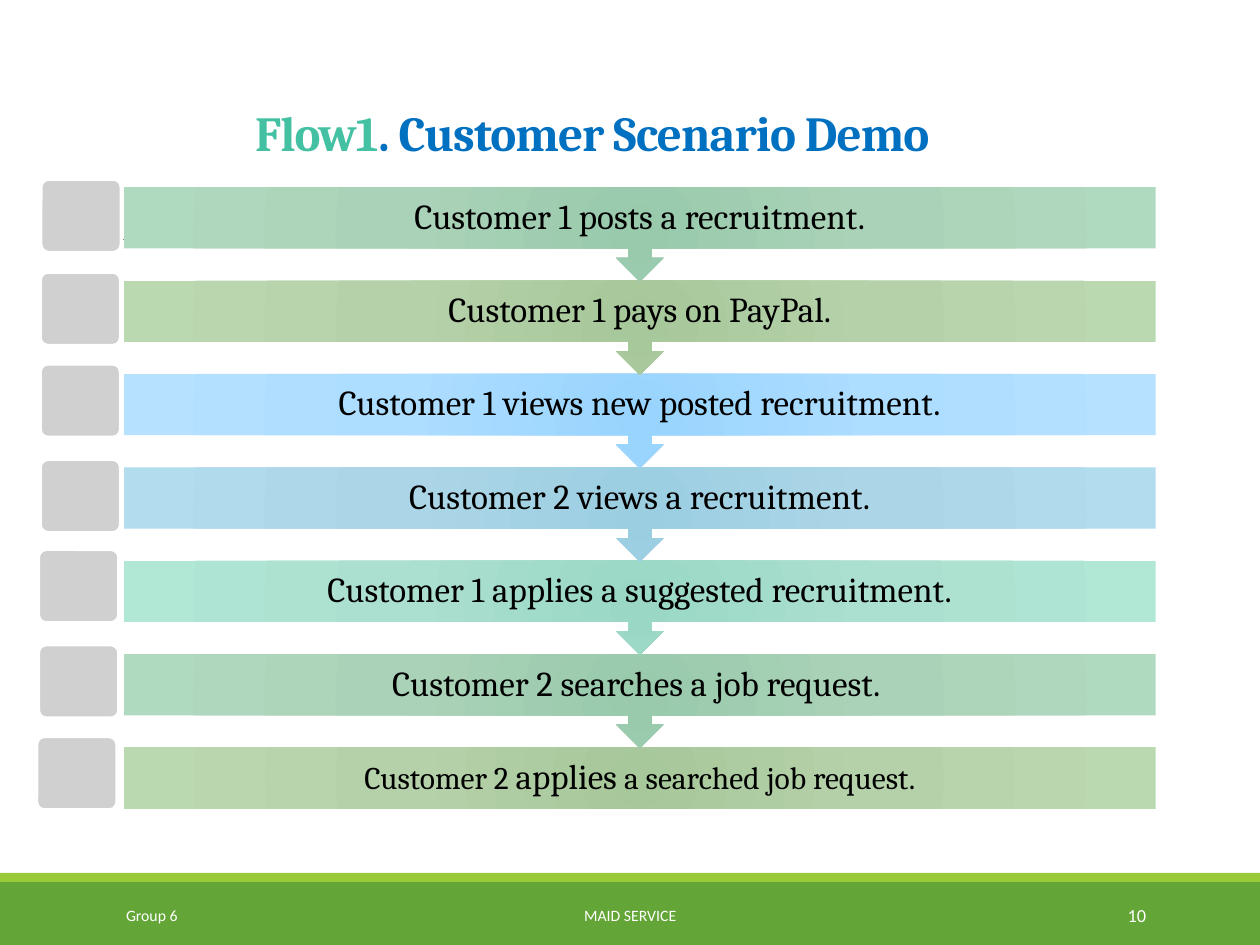
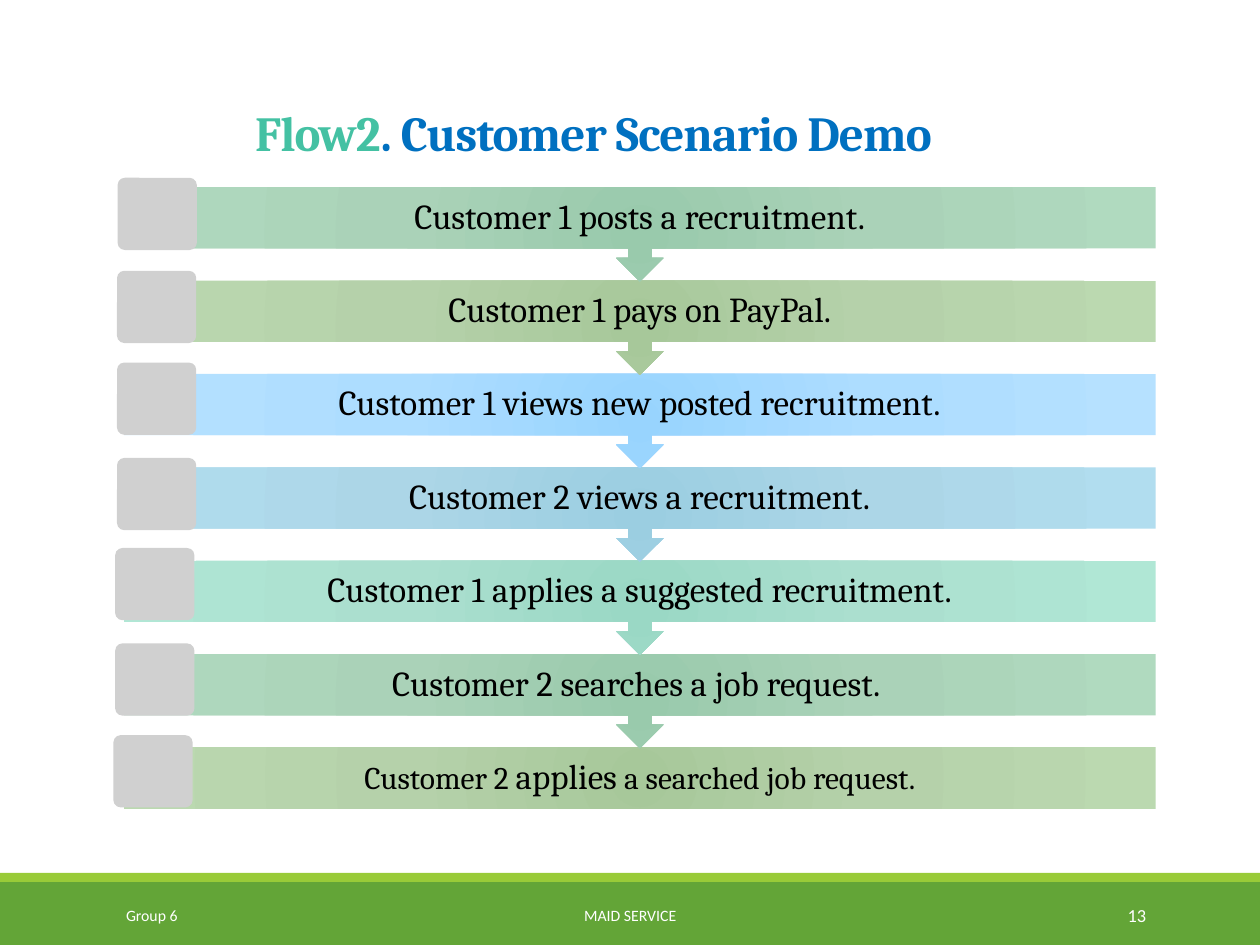
Before and after one commit to TuanBT/ms-website, a slide deck: slide 13 of Presentation/MS_Slide.pptx (slide 10 before the commit). Drawn at 1260x945 pixels with LibreOffice and Linux fonts; fonts in the diff are those of the drawing; grey boxes stand for pictures. Boxes give left, top, right and bottom in pixels: in the first picture for what was removed or moved away, otherwise in the second. Text is boxed around its words. In the diff, an @@ line names an element or a change of style, - is before the commit and + after.

```diff
--- a/Presentation/MS_Slide.pptx
+++ b/Presentation/MS_Slide.pptx
@@ title at <box>255,117,931,152</box>: text changed @@
-Flow1. Customer Scenario Demo
+Flow2. Customer Scenario Demo
@@ 7 pictures: place and size @@
-7 pictures at <box>38,180,121,809</box>
+7 pictures at <box>113,178,197,808</box>
@@ page number at <box>1128,910,1147,922</box>: text changed @@
-10
+13
```
Also in this commit, not shown: 8 other slides changed, 5 slides added, 1 slide removed.
